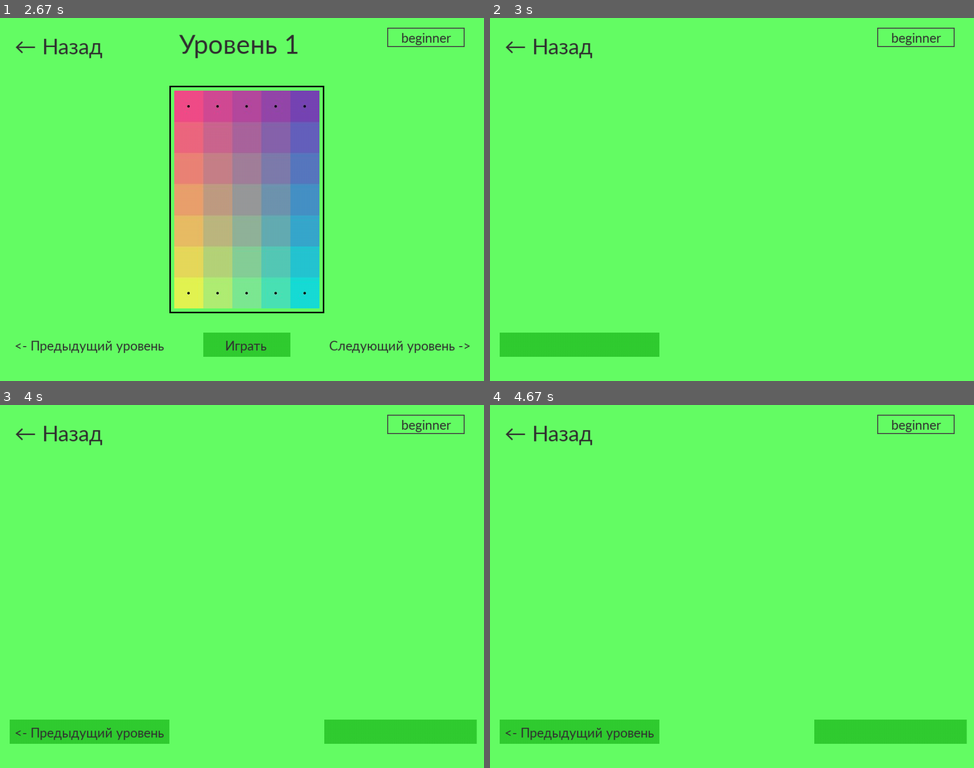
Above: before the commit, frames 1-4 (two rows, left to right).
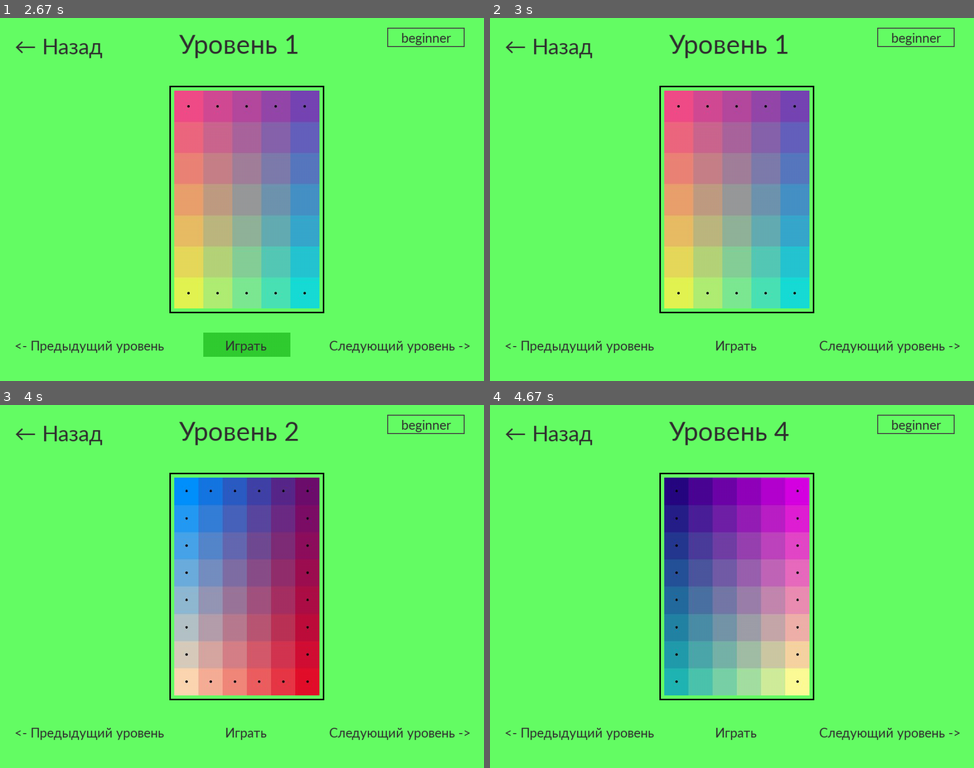
Above: after the commit, the same moments.

Repository: Angelina-ainel/PyGame-Project
Game: pygame game, started from menu.py
The game is run twice, just before and just after one commit, with the same random seed, the same clock (stepped at 60 frames per second) and the same inputs.
Inputs (mouse positions are in pixels of both pictures, inside the frame that each line leads up to):
- Up to frame 1 (2.67 s): press the mouse at (237, 224) at 0.37 s; move the mouse to (227, 163) at 0.47 s; release the mouse at (222, 101) at 0.6 s; press the mouse at (58, 43) at 0.7 s; move the mouse to (67, 174) at 0.8 s; release the mouse at (72, 304) at 0.93 s; click "Выбрать режим игры" at 1.05 s; click "Выбрать уровень" at 1.38 s; press the mouse at (58, 43) at 1.7 s; move the mouse to (82, 148) at 1.8 s; release the mouse at (106, 253) at 1.93 s; press the mouse at (232, 203) at 2.03 s; move the mouse to (329, 130) at 2.13 s; release the mouse at (421, 61) at 2.27 s; click (275, 337) at 2.38 s
- Up to frame 2 (3 s): press the mouse at (577, 344) at 2.7 s; move the mouse to (635, 290) at 2.8 s; release the mouse at (688, 235) at 2.93 s
- Up to frame 3 (4 s): click (401, 731) at 3.08 s, where only the run after the commit has a clickable "Следующий уровень ->"; press the mouse at (87, 731) at 3.37 s; move the mouse to (125, 611) at 3.47 s; release the mouse at (164, 495) at 3.6 s; press the mouse at (401, 731) at 3.7 s; move the mouse to (295, 713) at 3.8 s; release the mouse at (188, 695) at 3.93 s
- Up to frame 4 (4.67 s): press the mouse at (891, 731) at 4.03 s; move the mouse to (722, 713) at 4.13 s; release the mouse at (552, 699) at 4.27 s; press the mouse at (891, 731) at 4.37 s; move the mouse to (853, 688) at 4.47 s; release the mouse at (819, 640) at 4.6 s

Frame 1 is identical in both runs. In frame 2, 22% of the frame differs, in the area x 2-98%, y 4-94%; in frame 3, 23%, in the area x 2-99%, y 4-94%; in frame 4, 23%.

Commit message:
fix bugs and performance improvement

Diff:
--- a/menu.py
+++ b/menu.py
@@ -145,13 +145,13 @@
 def next_counter():  # кнопка "Следующий уровень" нажата
     global next_count
     next_count = 1
-    time.sleep(1)
+    time.sleep(0.25)
 
 
 def previous_counter():  # кнопка "Предыдущий уровень" нажата
     global previous_count
     previous_count = 1
-    time.sleep(1)
+    time.sleep(0.25)
 
 
 def menu():
@@ -250,19 +250,25 @@
                 result = f'{dif_str}_{str(r[0])}.jpg'
                 current_levels.append(result)
             current_level = current_levels[c]
-
-        if current_level != current_levels[-1]:
-            if next_count > 0:
-                c += 1
-                current_level = current_levels[c]
-                next_count = 0
-        else:
+        if current_level != current_levels[-1] and next_count > 0:
+            c += 1
+            current_level = current_levels[c]
+            next_count = 0
+        elif current_level == current_levels[-1] and next_count > 0:
             c = len(current_levels) - 1
-        if current_level not in first_levels:
-            if previous_count > 0:
-                c -= 1
-                current_level = current_levels[c]
-                previous_count = 0
+            next_count = 0
+        flag = False
+        for c_l in first_levels:
+            if current_level == c_l:
+                flag = True
+        if flag and previous_count > 0:
+            c = 0
+            previous_count = 0
+            flag = False
+        elif not flag and previous_count > 0:
+            c -= 1
+            current_level = current_levels[c]
+            previous_count = 0
 
         screen.fill((102, 255, 102))
         list1.draw(screen)
